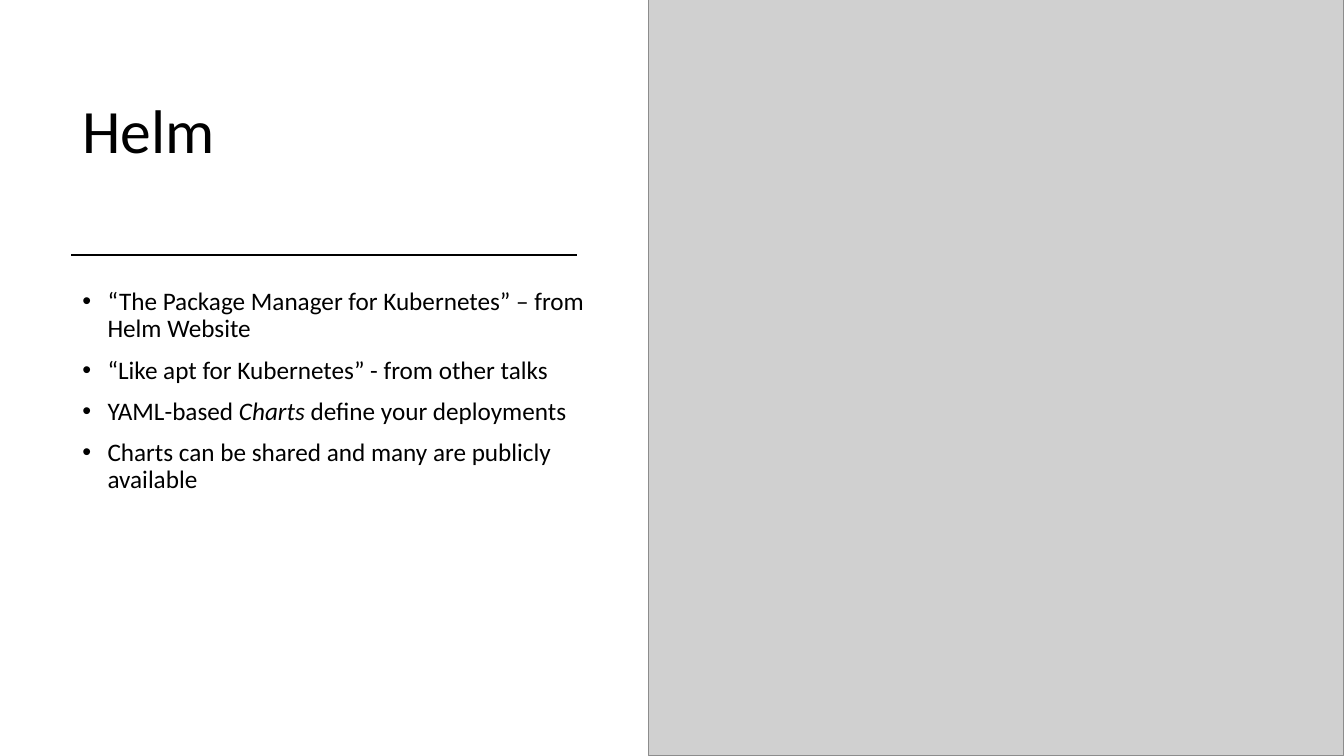
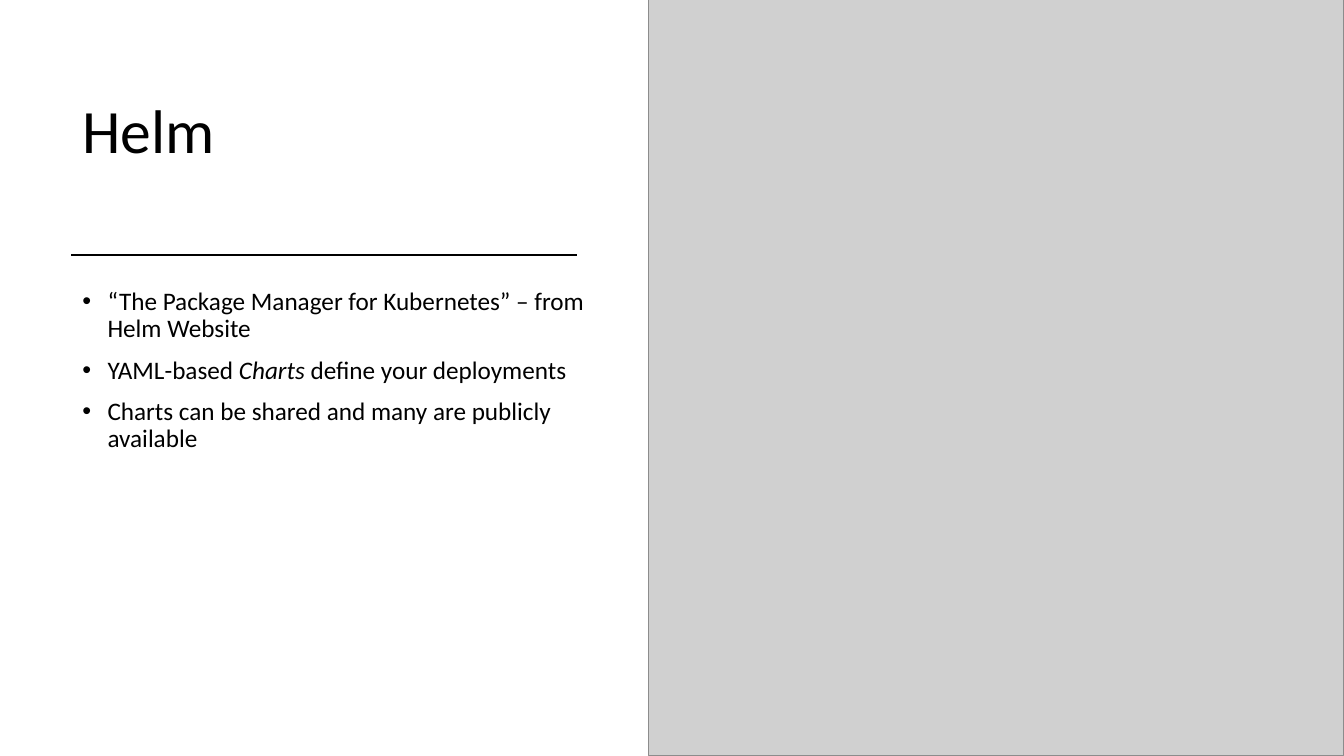
Before and after one commit to chlsmith/docker-and-k8s, a slide deck: slide 13 of fun-with-k8s.pptx. Drawn at 1344x756 pixels with LibreOffice and Linux fonts; fonts in the diff are those of the drawing; grey boxes stand for pictures. Boxes give left, top, right and bottom in pixels: in the first picture for what was removed or moved away, otherwise in the second. Text is boxed around its words. In the diff, an @@ line names an element or a change of style, - is before the commit and + after.

```diff
--- a/fun-with-k8s.pptx
+++ b/fun-with-k8s.pptx
@@ text at [108,361,548,383]: paragraph removed @@
-• “Like apt for Kubernetes” - from other talks
```
Also in this commit, not shown: 4 other slides changed.
